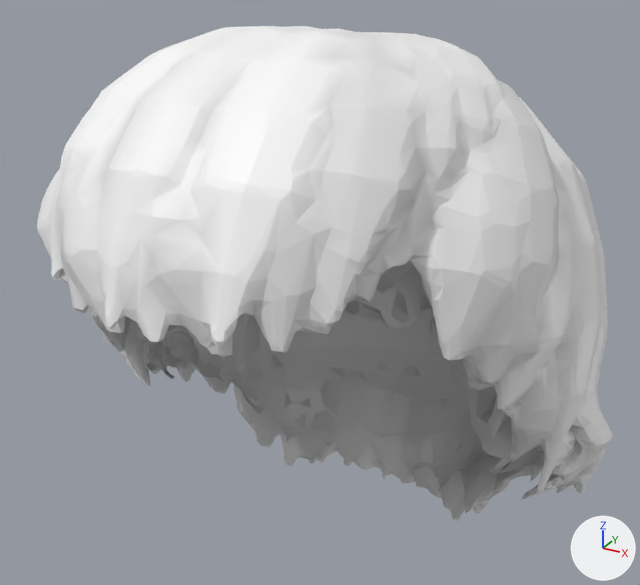
Renders of the glTF model chars/hair_female_spiky.glb from each side of a commit.
One viewpoint serves both versions: a camera (50 mm lens) standing at (0.146, -0.307, 1.657) and looking at (-0.001, -0.04, 1.523). Arrows for +X, +Y and +Z are at lower right; the lights stay in place. The first picture is the older version.

The scene before the commit, as lines of its bpy script (objects in view):
```python
me_spiky_001 = bpy.data.meshes.new('spiky.001')
me_spiky_001.from_pydata(...)  # 10749 vertices, 21991 faces; spans x -0.108..0.109, y -0.144..0.076, z 1.399..1.622
me_spiky_001.materials.append(mat_defaultmaterial)
ob_spiky = bpy.data.objects.new('spiky', me_spiky_001)
ob_spiky.location = (0.0, 0.0, 0.0)
```
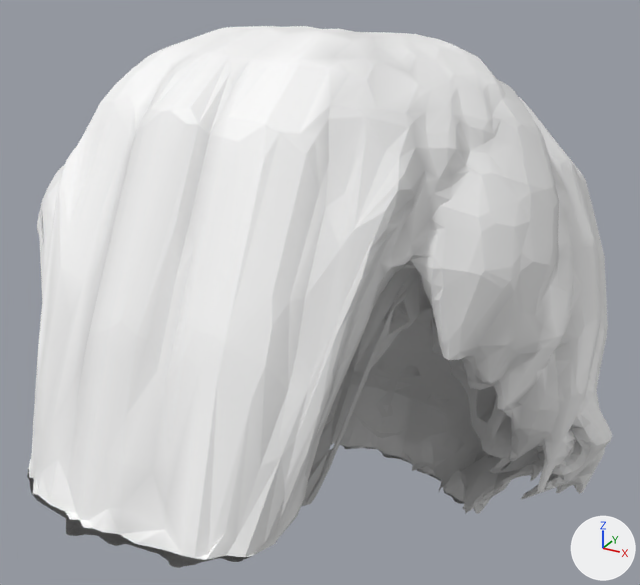
Pixel boxes (x1, y1, x2, y2) of what changed, in the pictures (640 x 585 px; the box of a moved part takes in the faces that stretch with it):
'spiky', reshaped (9% taller)
    before: (37, 26, 612, 521)
    after: (27, 26, 612, 568)
part 1 of me_spiky_001, moved or reshaped
    before: (38, 68, 416, 357)
    after: (27, 69, 416, 568)
part 2 of me_spiky_001, moved or reshaped
    before: (282, 423, 465, 521)
    after: (333, 427, 465, 504)

What changed in the scene script:
```text
Change me_spiky_001:
    used by ob_spiky; location = (0.0, 0.0, 0.0)
    remove me_spiky_001.from_pydata(...)  # 10749 vertices, 21991 faces; spans x -0.108..0.109, y -0.144..0.076, z 1.399..1.622
    add me_spiky_001.from_pydata(...)  # 10749 vertices, 21991 faces; spans x -0.108..0.109, y -0.168..0.076, z 1.415..1.622
    me_spiky_001 part 1: 1035 of 10749 vertices moved; they spanned x -0.056..0.056, y -0.144..-0.077, z 1.545..1.609 and now span x -0.056..0.056, y -0.168..-0.077, z 1.498..1.607; mean shift (0.0, -0.014, -0.038); largest move (-0.02, -0.124, 1.573) -> (-0.02, -0.148, 1.498)
    me_spiky_001 part 2: 278 of the vertices in x -0.048..0.048, y 0.003..0.032, z 1.399..1.415 are scaled about their middle by (1, 1, 0), then moved by (0.0, 0.0, 0.008)
```
